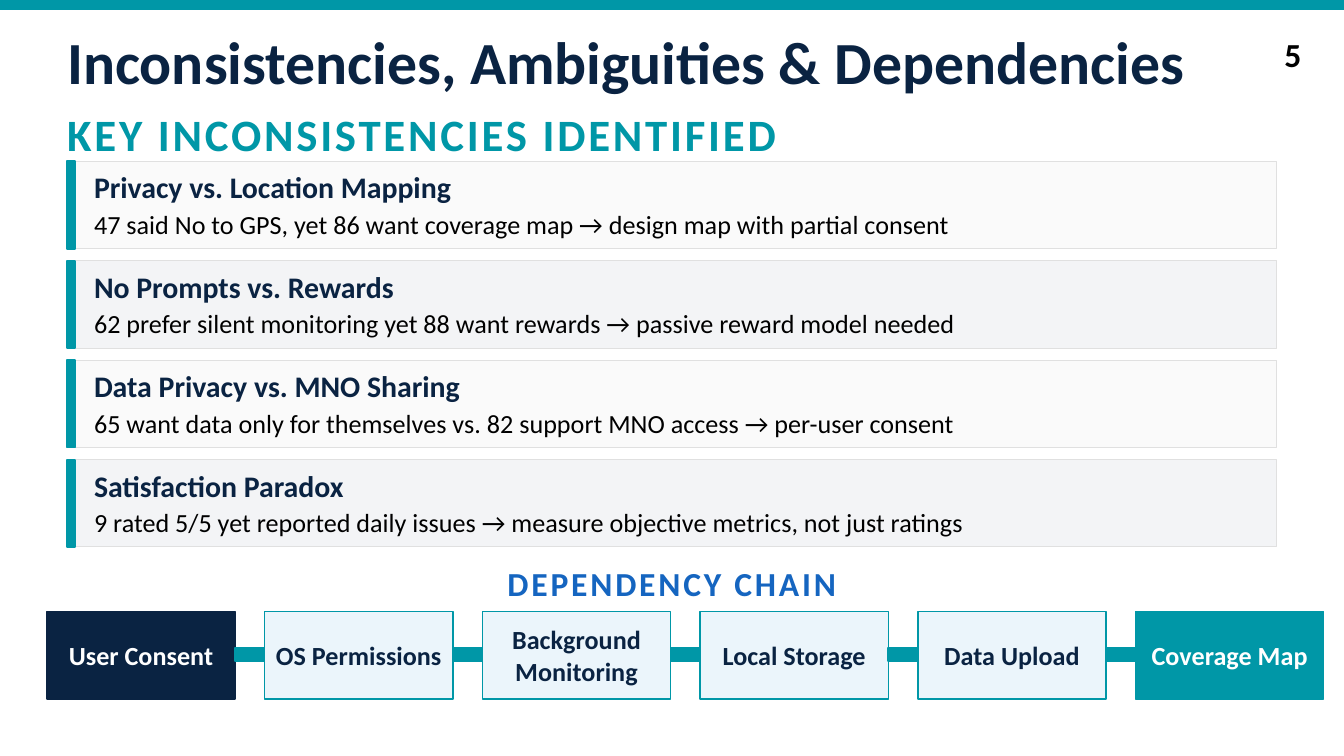
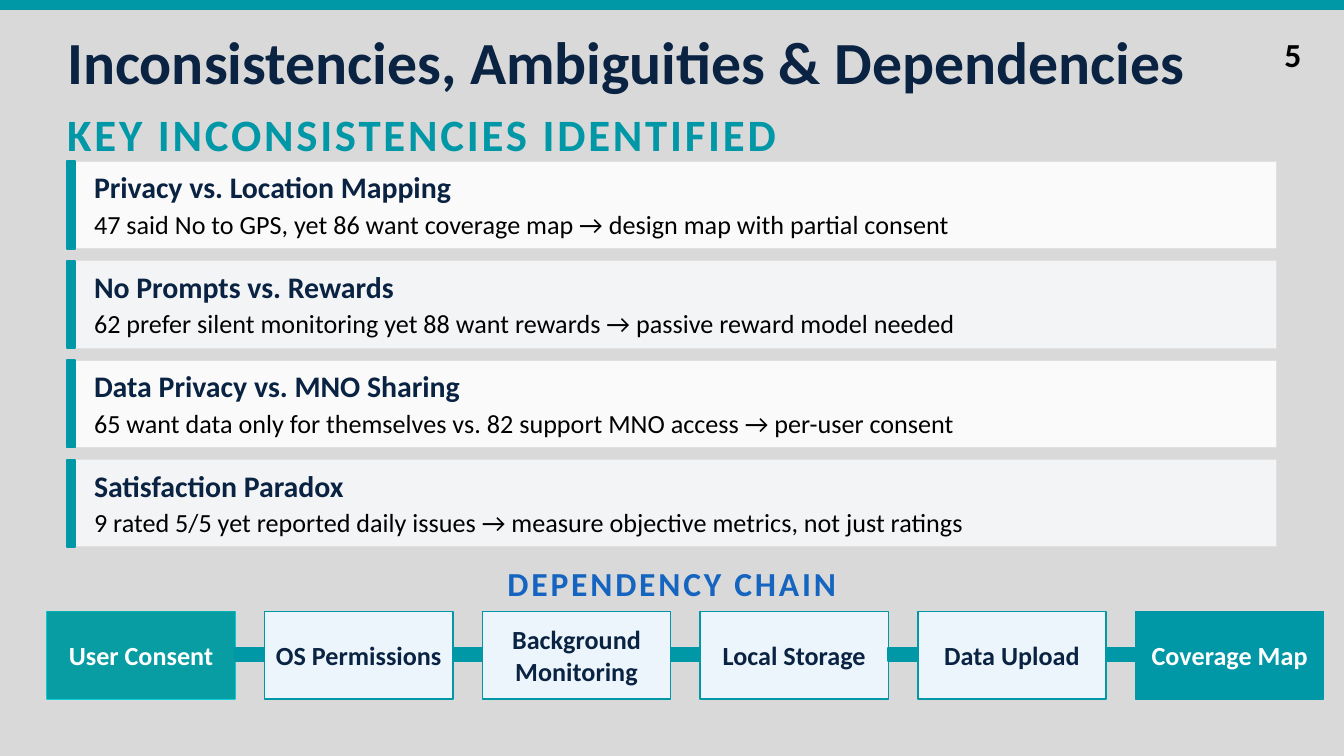
Before and after one commit to Sama-Mokom/CEF_440_Group_16, a slide deck: slide 6 of TASK 3/Group16 Task 3.pptx. Drawn at 1344x756 pixels with LibreOffice and Linux fonts; fonts in the diff are those of the drawing. Boxes give left, top, right and bottom in pixels: in the first picture for what was removed or moved away, otherwise in the second. Text is boxed around its words. In the diff, an @@ line names an element or a change of style, - is before the commit and + after.

```diff
--- a/TASK 3/Group16 Task 3.pptx
+++ b/TASK 3/Group16 Task 3.pptx
@@ background #FFFFFF to #D9D9D9 @@
@@ rectangle "User Consent": place and size @@
-rectangle "User Consent" at bbox=[69, 648, 213, 666]
+rectangle "User Consent" at bbox=[47, 612, 235, 699]
@@ rectangle "User Consent" at bbox=[47, 612, 235, 699]: fill none to #089CA3 @@
@@ rectangle at bbox=[47, 612, 235, 699]: outline #0A2342 0.8 pt to #0BD0D9 0.8 pt @@
```
Also in this commit, not shown: 12 other slides changed, 1 other file.
